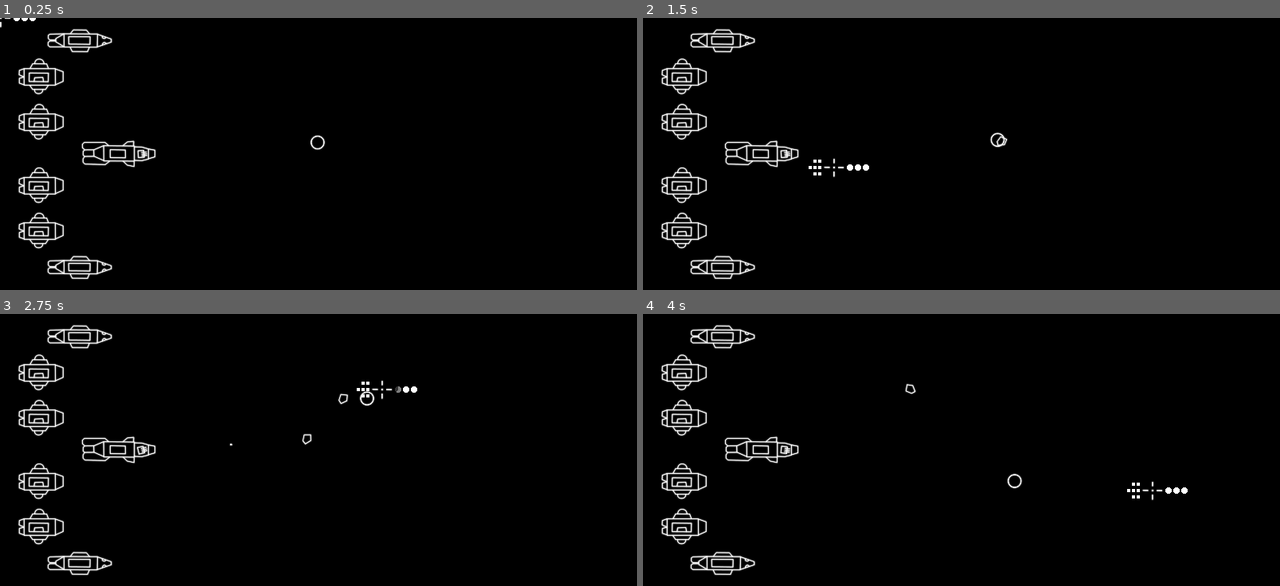
Above: before the commit, frames 1-4 (two rows, left to right).
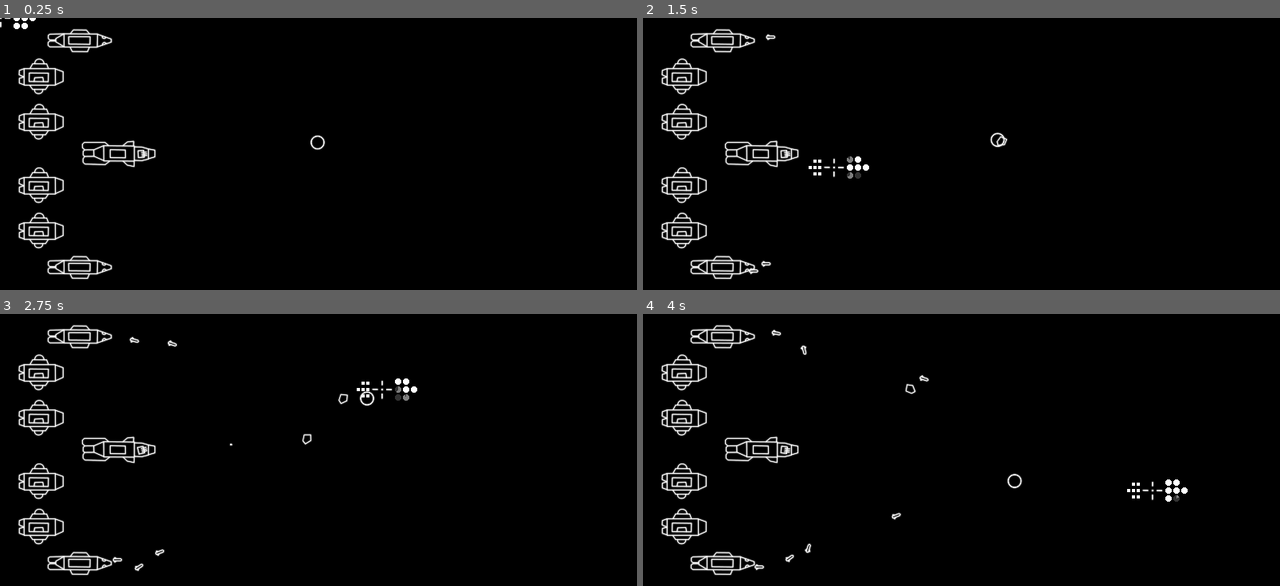
Above: after the commit, the same moments.

Repository: couaky/crossing-the-field
Game: Godot game, scene res://main/Main.tscn
The game is run twice, just before and just after one commit, with the same random seed, the same clock (stepped at 60 frames per second) and the same inputs.
Inputs (mouse positions are in pixels of both pictures, inside the frame that each line leads up to):
- Up to frame 1 (0.25 s): no input
- Up to frame 2 (1.5 s): move the mouse to (1101, 140) at 0.52 s; tap A (fire_torpedo_A, bound only after the commit) at 0.6 s; tap W (fire_torpedo_B, bound only after the commit) at 0.8, 1.35 s; move the mouse to (834, 167) at 1.27 s
- Up to frame 3 (2.75 s): tap A (fire_torpedo_A, bound only after the commit) at 1.55 s; move the mouse to (382, 390) at 2.02 s; tap Q (fire_cannons) at 2.1 s; tap W (fire_torpedo_B, bound only after the commit) at 2.3 s
- Up to frame 4 (4 s): move the mouse to (929, 504) at 2.77 s; tap A (fire_torpedo_A, bound only after the commit) at 2.85 s; move the mouse to (1152, 490) at 3.52 s; tap W (fire_torpedo_B, bound only after the commit) at 3.6 s

The runs differ from the first frame. In frame 1, less than 0.1% of the frame differs, in the area x 2-5%, y 1-5%; in frame 2, 0.2%; in frame 3, 0.2%; in frame 4, 0.3%, in the area x 17-85%, y 5-95%.

Commit message:
Add torpedos phase 1
Fire torpedo from escort
No explosion yet

Diff:
--- a/components/PlayerFleet.gd
+++ b/components/PlayerFleet.gd
@@ -1,8 +1,9 @@
 extends Node2D
 
 
-export var cannon_shell: PackedScene
+export var cannon_shell_scene: PackedScene
 export var explosion_scene: PackedScene
+export var torpedo_scene: PackedScene
 
 
 signal game_over
@@ -22,6 +23,7 @@
 
 var target_node: Node2D
 var turret_node: Node2D
+var cursor_node: Node2D
 
 var number_of_cannons = 3
 var cannon_next_to_fire: int = 0
@@ -32,6 +34,21 @@
 var cannon_left_indicator: ReloadIndicator
 var cannon_center_indicator: ReloadIndicator
 var cannon_right_indicator: ReloadIndicator
+
+var min_x_torpedo = 400
+var number_of_tubes = 2
+var torpedo_reloading_speed = 1.0
+var tube_A_next_to_fire = 0
+var tube_A_spawn_points: Array # Of Position2D
+var torpedo_A_loaded_status: Array # Of float, 1 means fully loaded
+var tube_B_next_to_fire = 0
+var tube_B_spawn_points: Array # Of Position2D
+var torpedo_B_loaded_status: Array # Of float, 1 means fully loaded
+
+var tube_A1_indicator: ReloadIndicator
+var tube_A2_indicator: ReloadIndicator
+var tube_B1_indicator: ReloadIndicator
+var tube_B2_indicator: ReloadIndicator
 
 
 func _reload_cannons(delta):
@@ -51,7 +68,7 @@
 	if cannon_loaded_status[cannon_next_to_fire] == 1.0:
 		var spawn_point = cannon_spawn_points[cannon_next_to_fire]
 
-		var created_shell = cannon_shell.instance() as CannonShell
+		var created_shell = cannon_shell_scene.instance() as CannonShell
 		add_child(created_shell)
 		created_shell.global_position = spawn_point.global_position
 		created_shell.global_rotation = spawn_point.global_rotation
@@ -70,6 +87,14 @@
 		cannon_left_indicator.set_value(cannon_loaded_status[0])
 		cannon_center_indicator.set_value(cannon_loaded_status[1])
 		cannon_right_indicator.set_value(cannon_loaded_status[2])
+
+	if escort_A_alive:
+		tube_A1_indicator.set_value(torpedo_A_loaded_status[0])
+		tube_A2_indicator.set_value(torpedo_A_loaded_status[1])
+
+	if escort_B_alive:
+		tube_B1_indicator.set_value(torpedo_B_loaded_status[0])
+		tube_B2_indicator.set_value(torpedo_B_loaded_status[1])
 
 
 func _check_game_over():
@@ -87,7 +112,54 @@
 		emit_signal("game_over")
 
 
+func _reload_torpedo_A(delta):
+	_reload_torpedo(tube_A_next_to_fire, torpedo_A_loaded_status, delta)
+
+
+func _reload_torpedo_B(delta):
+	_reload_torpedo(tube_B_next_to_fire, torpedo_B_loaded_status, delta)
+
+
+func _reload_torpedo(tube_next_to_fire: int, torpedo_loaded_status: Array, delta: float):
+	var need_to_reload = false
+	var tube_index = 0
+	for tube_it in range(number_of_tubes):
+		tube_index = (tube_next_to_fire + tube_it) % number_of_tubes
+		if torpedo_loaded_status[tube_index] < 1.0:
+			need_to_reload = true
+			break
+	if need_to_reload:
+		torpedo_loaded_status[tube_index] += torpedo_reloading_speed * delta
+		torpedo_loaded_status[tube_index] = min(torpedo_loaded_status[tube_index], 1.0)
+
+
+func _fire_torpedo_A():
+	if _fire_torpedo(torpedo_A_loaded_status, tube_A_spawn_points, tube_A_next_to_fire):
+		torpedo_A_loaded_status[tube_A_next_to_fire] = 0
+		tube_A_next_to_fire = (tube_A_next_to_fire + 1) % number_of_tubes
+
+
+func _fire_torpedo_B():
+	if _fire_torpedo(torpedo_B_loaded_status, tube_B_spawn_points, tube_B_next_to_fire):
+		torpedo_B_loaded_status[tube_B_next_to_fire] = 0
+		tube_B_next_to_fire = (tube_B_next_to_fire + 1) % number_of_tubes
+
+
+func _fire_torpedo(torpedo_loaded_status: Array, tube_spawn_points: Array, tube_next_to_fire: int) -> bool:
+	if torpedo_loaded_status[tube_next_to_fire] == 1.0:
+		var torpedo_tube = tube_spawn_points[tube_next_to_fire]
+		var target = cursor_node.global_position
+		if target.x >= min_x_torpedo:
+			var new_torpedo = torpedo_scene.instance() as Torpedo
+			add_child(new_torpedo)
+			new_torpedo.global_position = torpedo_tube.global_position
+			new_torpedo.target = target
+			return true
+	return false
+
+
 func _ready():
+	cursor_node = $Cursor
 	escort_A_health = $Cursor/EscortAHealth
 	cruiser_health = $Cursor/CruiserHealth
 	escort_B_health = $Cursor/EscortBHealth
@@ -108,6 +180,23 @@
 	cannon_left_indicator = $Cursor/CannonLeft
 	cannon_center_indicator = $Cursor/CannonCenter
 	cannon_right_indicator = $Cursor/CannonRight
+
+	tube_A_spawn_points = [
+		$EscortA/Tube1,
+		$EscortA/Tube2
+	]
+	torpedo_A_loaded_status = [1, 1]
+
+	tube_B_spawn_points = [
+		$EscortB/Tube1,
+		$EscortB/Tube2
+	]
+	torpedo_B_loaded_status = [1, 1]
+
+	tube_A1_indicator = $Cursor/TubeA1
+	tube_A2_indicator = $Cursor/TubeA2
+	tube_B1_indicator = $Cursor/TubeB1
+	tube_B2_indicator = $Cursor/TubeB2
 
 
 func _process(delta):
@@ -117,6 +206,16 @@
 		if Input.is_action_just_pressed("fire_cannons"):
 			_fire_cannon(target_node.position)
 
+	if escort_A_alive:
+		_reload_torpedo_A(delta)
+		if Input.is_action_just_pressed("fire_torpedo_A"):
+			_fire_torpedo_A()
+
+	if escort_B_alive:
+		_reload_torpedo_B(delta)
+		if Input.is_action_just_pressed("fire_torpedo_B"):
+			_fire_torpedo_B()
+
 	_update_loading_states()
 
 
@@ -136,6 +235,8 @@
 func _on_EscortA_destroyed():
 	escort_A_alive = false
 	escort_A_health.set_value(0)
+	tube_A1_indicator.set_value(0)
+	tube_A2_indicator.set_value(0)
 	_check_game_over()
 
 
@@ -146,6 +247,8 @@
 func _on_EscortB_destroyed():
 	escort_B_alive = false
 	escort_B_health.set_value(0)
+	tube_B1_indicator.set_value(0)
+	tube_B2_indicator.set_value(0)
 	_check_game_over()
 
 
--- a/components/PlayerFleet.tscn
+++ b/components/PlayerFleet.tscn
@@ -14,11 +14,13 @@
 [ext_resource path="res://components/ReloadIndicator.gd" type="Script" id=12]
 [ext_resource path="res://components/HealthIndicator.tscn" type="PackedScene" id=13]
 [ext_resource path="res://components/Explosion.tscn" type="PackedScene" id=14]
+[ext_resource path="res://components/Torpedo.tscn" type="PackedScene" id=15]
 
 [node name="PlayerFleet" type="Node2D"]
 script = ExtResource( 6 )
-cannon_shell = ExtResource( 7 )
+cannon_shell_scene = ExtResource( 7 )
 explosion_scene = ExtResource( 14 )
+torpedo_scene = ExtResource( 15 )
 
 [node name="Cursor" type="Sprite" parent="."]
 position = Vector2( 641, 289 )
@@ -38,6 +40,26 @@
 position = Vector2( 200, 0 )
 script = ExtResource( 12 )
 
+[node name="TubeA1" type="Node2D" parent="Cursor"]
+position = Vector2( 100, -50 )
+scale = Vector2( 1, 1 )
+script = ExtResource( 12 )
+
+[node name="TubeA2" type="Node2D" parent="Cursor"]
+position = Vector2( 150, -50 )
+scale = Vector2( 1, 1 )
+script = ExtResource( 12 )
+
+[node name="TubeB1" type="Node2D" parent="Cursor"]
+position = Vector2( 100, 50 )
+scale = Vector2( 1, 1 )
+script = ExtResource( 12 )
+
+[node name="TubeB2" type="Node2D" parent="Cursor"]
+position = Vector2( 150, 50 )
+scale = Vector2( 1, 1 )
+script = ExtResource( 12 )
+
 [node name="EscortAHealth" parent="Cursor" instance=ExtResource( 13 )]
 position = Vector2( -100, -40 )
 
@@ -93,6 +115,12 @@
 [node name="CollisionPolygon2D" type="CollisionPolygon2D" parent="EscortA"]
 polygon = PoolVector2Array( -69, -15, -23, -15, -14, -25, 16, -25, 24, -16, 39, -15, 70, -4, 70, 4, 38, 15, 22, 15, 18, 25, -17, 25, -22, 15, -70, 15 )
 
+[node name="Tube1" type="Position2D" parent="EscortA"]
+position = Vector2( 62, -8 )
+
+[node name="Tube2" type="Position2D" parent="EscortA"]
+position = Vector2( 62, 8 )
+
 [node name="EscortB" type="Area2D" parent="."]
 position = Vector2( 175, 550 )
 collision_mask = 2
@@ -105,6 +133,12 @@
 
 [node name="CollisionPolygon2D" type="CollisionPolygon2D" parent="EscortB"]
 polygon = PoolVector2Array( -69, -15, -23, -15, -14, -25, 16, -25, 24, -16, 39, -15, 70, -4, 70, 4, 38, 15, 22, 15, 18, 25, -17, 25, -22, 15, -70, 15 )
+
+[node name="Tube1" type="Position2D" parent="EscortB"]
+position = Vector2( 62, -8 )
+
+[node name="Tube2" type="Position2D" parent="EscortB"]
+position = Vector2( 62, 8 )
 
 [node name="CargoA" type="Area2D" parent="."]
 position = Vector2( 90, 130 )
--- /dev/null
+++ b/components/Torpedo.gd
@@ -0,0 +1,94 @@
+class_name Torpedo
+extends Area2D
+
+
+var target: Vector2 = Vector2.ZERO
+
+var initial_speed: Vector2 = Vector2(50.0, 0.0)
+var max_speed: float = 300.0
+# Time before the torpedo start to engage_
+var safe_time_s: float = 1.0
+var rotation_speed: float = 90.0 # Deg per seconds
+var lateral_correction: float = 50.0
+var forward_thrust: float = 100.0
+
+var current_velocity: Vector2
+enum EngageState {SAFE = 1, ACQUIRE = 2, ENGAGE = 3}
+var current_state: int = EngageState.SAFE
+
+var angle_epsilon: float = 0.017 # radians
+var min_dist_to_detonate: float = 5.0
+
+
+func _schedule_engage():
+	current_state = EngageState.SAFE
+	yield(get_tree().create_timer(safe_time_s), "timeout")
+	current_state = EngageState.ACQUIRE
+
+
+func _do_aquisition(delta):
+	var forward_vector = Vector2.RIGHT.rotated(rotation)
+	var target_vector = (target - position).normalized()
+	var angle_to_target = forward_vector.angle_to(target_vector)
+	#print("Angle to target: {0}".format([angle_to_target]))
+	if abs(angle_to_target) < angle_epsilon:
+		current_state = EngageState.ENGAGE
+	if angle_to_target > 0:
+		# Turn Right
+		var angle_turn = (rotation_speed / 360.0 * 2 * PI) * delta
+		rotate(min(angle_turn, angle_to_target))
+	else:
+		# Turn Left
+		var angle_turn = (-rotation_speed / 360.0 * 2 * PI) * delta
+		rotate(max(angle_turn, angle_to_target))
+
+
+func _lateral_correction(delta):
+	var local_velocity = current_velocity.rotated(-rotation)
+	var lateral_mouvement = local_velocity.y
+	var current_lateral_correction = min(abs(lateral_mouvement), lateral_correction * delta)
+	if lateral_mouvement > 0:
+		current_velocity += Vector2.UP.rotated(rotation) * current_lateral_correction
+	else:
+		current_velocity += Vector2.DOWN.rotated(rotation) * current_lateral_correction
+
+
+func _thrust_forward(delta):
+	pass	# Limit velocity to max velocity
+	var forward_vector = Vector2.RIGHT.rotated(rotation)
+	current_velocity += forward_vector * forward_thrust * delta
+	if current_velocity.length() > max_speed:
+		current_velocity.limit_length(max_speed)
+
+
+func _do_engagement(delta):
+	_do_aquisition(delta)
+	_lateral_correction(delta)
+	_thrust_forward(delta)
+
+
+func _detonate():
+	queue_free()
+
+
+func _ready():
+	current_velocity = initial_speed
+	_schedule_engage()
+
+
+func _process(delta):
+	if current_state == EngageState.ACQUIRE:
+		_do_aquisition(delta)
+	elif current_state == EngageState.ENGAGE:
+		_do_engagement(delta)
+
+	# Trigger explosition if at target
+	var next_distance = (current_velocity * delta).length()
+	var distance_to_target = position.distance_to(target)
+	if next_distance > distance_to_target:
+		next_distance = distance_to_target
+
+	if distance_to_target < min_dist_to_detonate:
+		_detonate()
+	else:
+		position += current_velocity * delta
--- /dev/null
+++ b/components/Torpedo.tscn
@@ -0,0 +1,21 @@
+[gd_scene load_steps=4 format=2]
+
+[ext_resource path="res://assets/Torpedo.png" type="Texture" id=1]
+[ext_resource path="res://components/Torpedo.gd" type="Script" id=2]
+
+[sub_resource type="CapsuleShape2D" id=1]
+radius = 4.0
+height = 15.0
+
+[node name="Torpedo" type="Area2D"]
+collision_layer = 4
+collision_mask = 6
+script = ExtResource( 2 )
+
+[node name="Sprite" type="Sprite" parent="."]
+scale = Vector2( 0.35, 0.35 )
+texture = ExtResource( 1 )
+
+[node name="CollisionShape2D" type="CollisionShape2D" parent="."]
+rotation = 1.5708
+shape = SubResource( 1 )
--- a/project.godot
+++ b/project.godot
@@ -38,6 +38,11 @@
 "class": "ShockWave",
 "language": "GDScript",
 "path": "res://components/ShockWave.gd"
+}, {
+"base": "Area2D",
+"class": "Torpedo",
+"language": "GDScript",
+"path": "res://components/Torpedo.gd"
 } ]
 _global_script_class_icons={
 "Asteroid": "",
@@ -45,7 +50,8 @@
 "Explosion": "",
 "HealthIndicator": "",
 "ReloadIndicator": "",
-"ShockWave": ""
+"ShockWave": "",
+"Torpedo": ""
 }
 
 [application]
@@ -71,6 +77,16 @@
 "events": [ Object(InputEventKey,"resource_local_to_scene":false,"resource_name":"","device":0,"alt":false,"shift":false,"control":false,"meta":false,"command":false,"pressed":false,"scancode":81,"physical_scancode":0,"unicode":0,"echo":false,"script":null)
  ]
 }
+fire_torpedo_A={
+"deadzone": 0.5,
+"events": [ Object(InputEventKey,"resource_local_to_scene":false,"resource_name":"","device":0,"alt":false,"shift":false,"control":false,"meta":false,"command":false,"pressed":false,"scancode":65,"physical_scancode":0,"unicode":0,"echo":false,"script":null)
+ ]
+}
+fire_torpedo_B={
+"deadzone": 0.5,
+"events": [ Object(InputEventKey,"resource_local_to_scene":false,"resource_name":"","device":0,"alt":false,"shift":false,"control":false,"meta":false,"command":false,"pressed":false,"scancode":87,"physical_scancode":0,"unicode":0,"echo":false,"script":null)
+ ]
+}
 
 [layer_names]
 
Not shown: 1 places in components/PlayerFleet.tscn that only renumber resources
